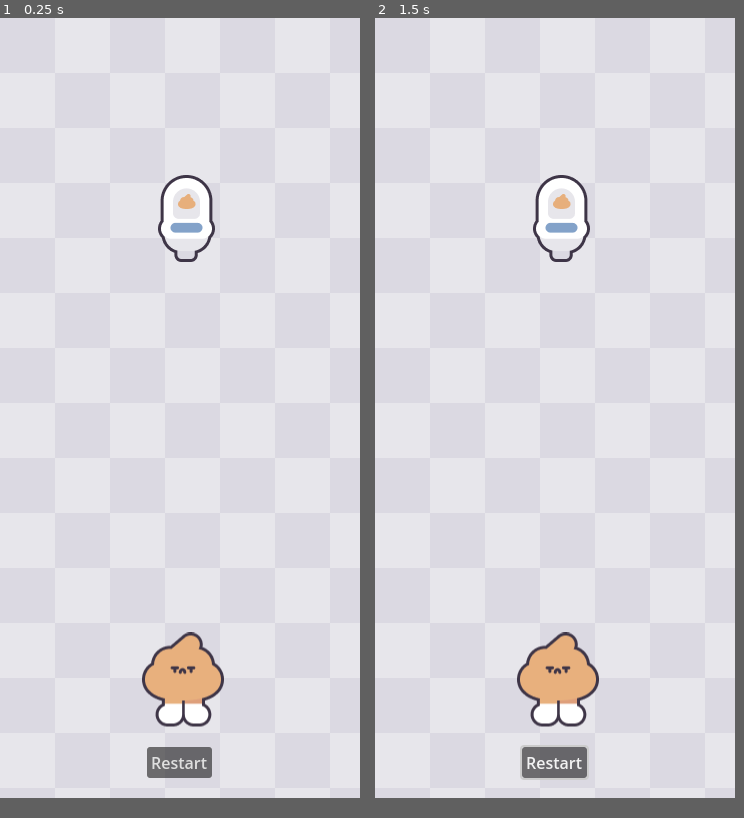
Above: before the commit, frames 1-2 (left to right).
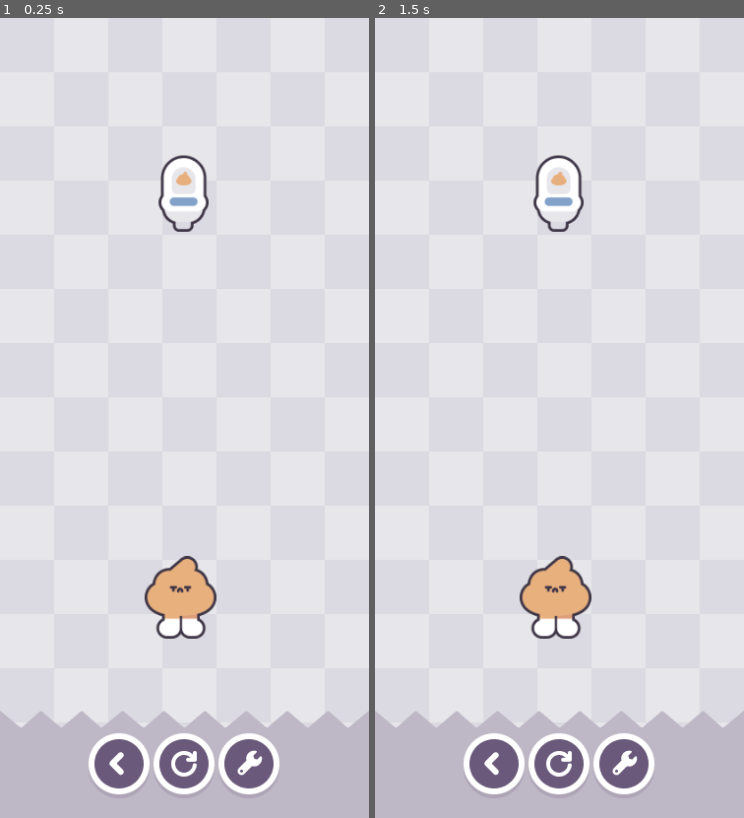
Above: after the commit, the same moments.

Repository: rIIh/peppo-run
Game: Godot game, scene res://scenes/root.tscn
Two runs of this game, one before a commit and one after it. Both use one fixed random seed, a clock stepped at 60 frames per second and the inputs below.
Inputs (mouse positions are in pixels of both pictures, inside the frame that each line leads up to; where the layout moved, square brackets give the same spot in the first picture):
- Up to frame 1 (0.25 s): no input
- Up to frame 2 (1.5 s): click (555, 746) [555, 762] at 0.5 s; click (489, 746) at 1.27 s
In our replay, the window is 360x780 before the commit and 369x800 after it. These sizes can differ from the game's own. Grey fills any space a smaller window leaves; there, only what the larger window draws over its background counts as a difference.

The runs differ from the first frame. In frame 1, 15% of the frame differs, in the area x 0-100%, y 0-98%; in frame 2, 15%.

Commit message:
feat: add safe area viewport capability

Diff:
--- a/prefabs/poop.tscn
+++ b/prefabs/poop.tscn
@@ -6,8 +6,8 @@
 [ext_resource type="Texture2D" uid="uid://g70ye0uqqmgi" path="res://assets/poops/orange/poop__waiting.png" id="3_tc0yr"]
 [ext_resource type="Script" path="res://scripts/draw_path.gd" id="4_qmamc"]
 
-[sub_resource type="Animation" id="Animation_mfmbh"]
-resource_name = "waiting"
+[sub_resource type="Animation" id="Animation_v5wp1"]
+length = 0.001
 tracks/0/type = "value"
 tracks/0/imported = false
 tracks/0/enabled = true
@@ -21,8 +21,23 @@
 "values": [0]
 }
 
-[sub_resource type="Animation" id="Animation_v5wp1"]
-length = 0.001
+[sub_resource type="Animation" id="Animation_6t855"]
+resource_name = "sitting"
+tracks/0/type = "value"
+tracks/0/imported = false
+tracks/0/enabled = true
+tracks/0/path = NodePath("poop_sprite:frame")
+tracks/0/interp = 1
+tracks/0/loop_wrap = true
+tracks/0/keys = {
+"times": PackedFloat32Array(0),
+"transitions": PackedFloat32Array(1),
+"update": 1,
+"values": [0]
+}
+
+[sub_resource type="Animation" id="Animation_mfmbh"]
+resource_name = "waiting"
 tracks/0/type = "value"
 tracks/0/imported = false
 tracks/0/enabled = true
@@ -51,21 +66,6 @@
 "transitions": PackedFloat32Array(1, 1, 1, 1, 1),
 "update": 1,
 "values": [0, 1, 2, 3, 4]
-}
-
-[sub_resource type="Animation" id="Animation_6t855"]
-resource_name = "sitting"
-tracks/0/type = "value"
-tracks/0/imported = false
-tracks/0/enabled = true
-tracks/0/path = NodePath("poop_sprite:frame")
-tracks/0/interp = 1
-tracks/0/loop_wrap = true
-tracks/0/keys = {
-"times": PackedFloat32Array(0),
-"transitions": PackedFloat32Array(1),
-"update": 1,
-"values": [0]
 }
 
 [sub_resource type="AnimationLibrary" id="AnimationLibrary_juy2g"]
--- a/prefabs/safe_area.tscn
+++ b/prefabs/safe_area.tscn
@@ -28,7 +28,7 @@
 script = ExtResource("1")
 debug_insets = SubResource("Resource_vnmyi")
 minimum = SubResource("Resource_64ni5")
-view_rect = Rect2i(0, 0, 360, 780)
+view_rect = Rect2i(0, 0, 375, 812)
 safe_area = Rect2i(0, 0, 2560, 1392)
 view_padding = SubResource("Resource_vnmyi")
 
--- a/project.godot
+++ b/project.godot
@@ -17,10 +17,13 @@
 
 [display]
 
-window/size/viewport_width=360
-window/size/viewport_height=780
+window/size/viewport_width=375
+window/size/viewport_height=812
 
 [rendering]
 
-renderer/rendering_method="gl_compatibility"
 renderer/rendering_method.mobile="gl_compatibility"
+anti_aliasing/quality/msaa_2d=2
+anti_aliasing/quality/msaa_3d=2
+anti_aliasing/quality/screen_space_aa=1
+anti_aliasing/quality/use_taa=true
--- /dev/null
+++ b/scenes/game_viewport.tscn
@@ -0,0 +1,6 @@
+[gd_scene format=3 uid="uid://cf6ytkqnlpimf"]
+
+[node name="game_viewport" type="Node"]
+
+[node name="main_camera" type="Camera2D" parent="."]
+position = Vector2(187, 406)
--- a/scenes/levels/01.tscn
+++ b/scenes/levels/01.tscn
@@ -1,11 +1,19 @@
-[gd_scene load_steps=4 format=3 uid="uid://cppgvldgjasuv"]
+[gd_scene load_steps=5 format=3 uid="uid://cppgvldgjasuv"]
 
 [ext_resource type="Script" path="res://scripts/game_mode.gd" id="1_2o574"]
+[ext_resource type="Script" path="res://scripts/utility/keep_rect_in_camera.gd" id="2_5snxg"]
 [ext_resource type="PackedScene" uid="uid://cdxd7ajqqv4vb" path="res://prefabs/poop.tscn" id="2_xpls6"]
 [ext_resource type="PackedScene" uid="uid://ccmuavexb6dbw" path="res://prefabs/toilet.tscn" id="3_0w8k1"]
 
 [node name="level" type="Node"]
 script = ExtResource("1_2o574")
+
+[node name="play_area" type="Control" parent="."]
+layout_mode = 3
+anchors_preset = 0
+offset_right = 375.0
+offset_bottom = 812.0
+script = ExtResource("2_5snxg")
 
 [node name="poop" parent="." instance=ExtResource("2_xpls6")]
 position = Vector2(183, 704)
--- a/scenes/levels/02.tscn
+++ b/scenes/levels/02.tscn
@@ -1,12 +1,20 @@
-[gd_scene load_steps=5 format=3 uid="uid://brvds4qm8qmmj"]
+[gd_scene load_steps=6 format=3 uid="uid://brvds4qm8qmmj"]
 
 [ext_resource type="Script" path="res://scripts/game_mode.gd" id="1_6gtyl"]
 [ext_resource type="PackedScene" uid="uid://cdxd7ajqqv4vb" path="res://prefabs/poop.tscn" id="2_4vh40"]
+[ext_resource type="Script" path="res://scripts/utility/keep_rect_in_camera.gd" id="2_v14i6"]
 [ext_resource type="Resource" uid="uid://hj87240wohe6" path="res://resources/poops/purple.tres" id="3_4t4wt"]
 [ext_resource type="PackedScene" uid="uid://ccmuavexb6dbw" path="res://prefabs/toilet.tscn" id="3_8386j"]
 
 [node name="level" type="Node"]
 script = ExtResource("1_6gtyl")
+
+[node name="play_area" type="Control" parent="."]
+layout_mode = 3
+anchors_preset = 0
+offset_right = 375.0
+offset_bottom = 812.0
+script = ExtResource("2_v14i6")
 
 [node name="poop" parent="." instance=ExtResource("2_4vh40")]
 position = Vector2(86, 716)
--- a/scenes/levels/03.tscn
+++ b/scenes/levels/03.tscn
@@ -1,12 +1,21 @@
-[gd_scene load_steps=5 format=3 uid="uid://cts380lmkc2ie"]
+[gd_scene load_steps=6 format=3 uid="uid://cts380lmkc2ie"]
 
 [ext_resource type="Script" path="res://scripts/game_mode.gd" id="1_2d4o7"]
+[ext_resource type="Script" path="res://scripts/utility/keep_rect_in_camera.gd" id="2_tcov0"]
 [ext_resource type="PackedScene" uid="uid://cdxd7ajqqv4vb" path="res://prefabs/poop.tscn" id="2_uk7vo"]
 [ext_resource type="Resource" uid="uid://hj87240wohe6" path="res://resources/poops/purple.tres" id="3_1mkb6"]
 [ext_resource type="PackedScene" uid="uid://ccmuavexb6dbw" path="res://prefabs/toilet.tscn" id="5_ijq24"]
 
 [node name="level" type="Node"]
 script = ExtResource("1_2d4o7")
+
+[node name="play_area" type="Control" parent="."]
+layout_mode = 3
+anchors_preset = 0
+offset_left = -45.0
+offset_right = 420.0
+offset_bottom = 812.0
+script = ExtResource("2_tcov0")
 
 [node name="poop" parent="." instance=ExtResource("2_uk7vo")]
 position = Vector2(86, 716)
--- a/scenes/root.tscn
+++ b/scenes/root.tscn
@@ -1,10 +1,15 @@
-[gd_scene load_steps=8 format=3 uid="uid://d0avtug1we22e"]
+[gd_scene load_steps=14 format=3 uid="uid://d0avtug1we22e"]
 
 [ext_resource type="Script" path="res://scripts/level_loader.gd" id="1_et1sp"]
 [ext_resource type="Texture2D" uid="uid://dwxdjvuq5fsij" path="res://assets/checker-pattern.png" id="1_iwfig"]
 [ext_resource type="Resource" uid="uid://c8f2uf06awei6" path="res://resources/level_groups/main.tres" id="2_v8vth"]
 [ext_resource type="Script" path="res://scripts/safe_area.gd" id="4_x7p4y"]
 [ext_resource type="Script" path="res://scripts/edge_insets.gd" id="5_s3vk1"]
+[ext_resource type="PackedScene" uid="uid://cf6ytkqnlpimf" path="res://scenes/game_viewport.tscn" id="6_4vm6l"]
+[ext_resource type="Texture2D" uid="uid://d1f6oyfxrqs1n" path="res://assets/ui/bottom.png" id="6_18rks"]
+[ext_resource type="Texture2D" uid="uid://5x0vt0adouwm" path="res://assets/ui/arrow_back.png" id="7_06eac"]
+[ext_resource type="Texture2D" uid="uid://bcn3juhtqu6qj" path="res://assets/ui/restart.png" id="8_wqike"]
+[ext_resource type="Texture2D" uid="uid://bs53dwra8ykww" path="res://assets/ui/menu.png" id="9_wxmd7"]
 
 [sub_resource type="Resource" id="Resource_sm66w"]
 script = ExtResource("5_s3vk1")
@@ -20,14 +25,54 @@
 right = 0.0
 bottom = 20.0
 
-[node name="root" type="Node" node_paths=PackedStringArray("restart_button", "continue_button")]
+[sub_resource type="GDScript" id="GDScript_ulfc3"]
+script/source = "@tool
+extends ColorRect
+
+var _safe_area: SafeArea
+
+@onready
+var _height = 0 :
+	set(value):
+		if size.y != value:
+			size = Vector2(size.x, value)
+
+		_height = value
+
+
+func _enter_tree():
+	_safe_area = _get_safe_area()
+	_height = _safe_area.view_padding.bottom if _safe_area else 0
+
+
+func _process(delta):
+	if Engine.is_editor_hint():
+		if not _safe_area:
+			_safe_area = _get_safe_area()
+
+		if _safe_area:
+			_height = _safe_area.view_padding.bottom
+
+
+func _exit_tree():
+	_safe_area = null
+	_height = 0
+
+
+func _get_safe_area() -> SafeArea:
+	var parent = get_parent()
+	while parent and not parent is SafeArea:
+		parent = parent.get_parent()
+
+	return parent
+"
+
+[node name="root" type="Node" node_paths=PackedStringArray("level_spawn_parent", "restart_button", "continue_button")]
 script = ExtResource("1_et1sp")
 level_group = ExtResource("2_v8vth")
+level_spawn_parent = NodePath("ui_layer/container/safe_area/padding/SubViewportContainer/SubViewport/game_viewport")
 restart_button = NodePath("ui_layer/container/safe_area/content/bottom_node/row/restart_button")
 continue_button = NodePath("ui_layer/container/safe_area/content/bottom_node/row/continue_button")
-
-[node name="main_camera" type="Camera2D" parent="."]
-position = Vector2(180, 390)
 
 [node name="background_layer" type="CanvasLayer" parent="."]
 layer = -1
@@ -87,10 +132,29 @@
 script = ExtResource("4_x7p4y")
 debug_insets = SubResource("Resource_sm66w")
 minimum = SubResource("Resource_l8t0s")
-view_rect = Rect2i(0, 0, 360, 780)
+view_rect = Rect2i(0, 0, 375, 812)
 safe_area = Rect2i(0, 0, 2560, 1392)
 view_padding = SubResource("Resource_sm66w")
 
+[node name="padding" type="MarginContainer" parent="ui_layer/container/safe_area"]
+layout_mode = 2
+theme_override_constants/margin_bottom = 70
+
+[node name="SubViewportContainer" type="SubViewportContainer" parent="ui_layer/container/safe_area/padding"]
+layout_mode = 2
+stretch = true
+
+[node name="SubViewport" type="SubViewport" parent="ui_layer/container/safe_area/padding/SubViewportContainer"]
+disable_3d = true
+transparent_bg = true
+handle_input_locally = false
+physics_object_picking = true
+physics_object_picking_sort = true
+size = Vector2i(375, 661)
+render_target_update_mode = 4
+
+[node name="game_viewport" parent="ui_layer/container/safe_area/padding/SubViewportContainer/SubViewport" instance=ExtResource("6_4vm6l")]
+
 [node name="content" type="Control" parent="ui_layer/container/safe_area"]
 layout_mode = 2
 mouse_filter = 2
@@ -105,23 +169,60 @@
 grow_vertical = 0
 mouse_filter = 2
 
+[node name="bottom_padding_fill" type="ColorRect" parent="ui_layer/container/safe_area/content/bottom_node"]
+layout_mode = 1
+anchors_preset = 12
+anchor_top = 1.0
+anchor_right = 1.0
+anchor_bottom = 1.0
+grow_horizontal = 2
+grow_vertical = 0
+color = Color(0.745098, 0.717647, 0.776471, 1)
+script = SubResource("GDScript_ulfc3")
+
+[node name="bottom_nav_bar_background" type="TextureRect" parent="ui_layer/container/safe_area/content/bottom_node"]
+self_modulate = Color(0.745098, 0.717647, 0.776471, 1)
+layout_mode = 1
+anchors_preset = 12
+anchor_top = 1.0
+anchor_right = 1.0
+anchor_bottom = 1.0
+offset_top = -89.0
+grow_horizontal = 2
+grow_vertical = 0
+texture = ExtResource("6_18rks")
+stretch_mode = 1
+
 [node name="row" type="HBoxContainer" parent="ui_layer/container/safe_area/content/bottom_node"]
-layout_mode = 1
-anchors_preset = 12
-anchor_top = 1.0
-anchor_right = 1.0
-anchor_bottom = 1.0
+custom_minimum_size = Vector2(335, 0)
+layout_mode = 1
+anchors_preset = 7
+anchor_left = 0.5
+anchor_top = 1.0
+anchor_right = 0.5
+anchor_bottom = 1.0
+offset_left = -74.0
 offset_top = -31.0
+offset_right = 74.0
 grow_horizontal = 2
 grow_vertical = 0
 pivot_offset = Vector2(0, 64)
 mouse_filter = 2
 alignment = 1
 
-[node name="restart_button" type="Button" parent="ui_layer/container/safe_area/content/bottom_node/row"]
-layout_mode = 2
-text = "Restart"
-
-[node name="continue_button" type="Button" parent="ui_layer/container/safe_area/content/bottom_node/row"]
-layout_mode = 2
-text = "Continue"
+[node name="back_button" type="TextureButton" parent="ui_layer/container/safe_area/content/bottom_node/row"]
+layout_mode = 2
+texture_normal = ExtResource("7_06eac")
+
+[node name="restart_button" type="TextureButton" parent="ui_layer/container/safe_area/content/bottom_node/row"]
+layout_mode = 2
+texture_normal = ExtResource("8_wqike")
+
+[node name="menu_button" type="TextureButton" parent="ui_layer/container/safe_area/content/bottom_node/row"]
+layout_mode = 2
+texture_normal = ExtResource("9_wxmd7")
+
+[node name="continue_button" type="TextureButton" parent="ui_layer/container/safe_area/content/bottom_node/row"]
+layout_mode = 2
+texture_normal = ExtResource("7_06eac")
+flip_h = true
--- a/scripts/edge_insets.gd
+++ b/scripts/edge_insets.gd
@@ -32,10 +32,6 @@
 	var right = outer_rect.size.x - left - inner_rect.size.x
 	var bottom = outer_rect.size.y - top - inner_rect.size.y
 
-	print(outer_rect, ', ', inner_rect)
-	print(left, ', ', top, ', ', right, ', ', bottom)
-	print('------')
-
 	return EdgeInsets.new(left, top, right, bottom)
 
 
--- a/scripts/level_loader.gd
+++ b/scripts/level_loader.gd
@@ -8,10 +8,13 @@
 	get: return _index
 
 @export
-var restart_button: Button
+var level_spawn_parent: Node
 
 @export
-var continue_button: Button
+var restart_button: BaseButton
+
+@export
+var continue_button: BaseButton
 
 var current_level: PackedScene :
 	get: return level_group.get_level_scene(index)
@@ -34,7 +37,11 @@
 	_instantiated_scene_node = current_level.instantiate()
 	_instantiated_scene_node.state_changed.connect(_handle_state_change)
 
-	add_child(_instantiated_scene_node)
+	if level_spawn_parent:
+		level_spawn_parent.add_child(_instantiated_scene_node)
+	else:
+		add_child(_instantiated_scene_node)
+
 	continue_button.visible = false
 
 
--- a/scripts/safe_area.gd
+++ b/scripts/safe_area.gd
@@ -23,6 +23,7 @@
 	resized.connect(calculate)
 	calculate()
 
+
 func calculate():
 	var editor_resolution = Vector2i(ProjectSettings.get_setting(
 		"display/window/size/viewport_width"),
@@ -35,8 +36,6 @@
 	safe_area = DisplayServer.get_display_safe_area()
 	view_padding = debug_insets if Engine.is_editor_hint() and debug_insets else EdgeInsets.from_rect_inside_rect(safe_area, view_rect).only_positive()
 
-	print(view_padding)
-
 	add_theme_constant_override("margin_left", max(view_padding.left, minimum.left))
 	add_theme_constant_override("margin_top", max(view_padding.top, minimum.top))
 	add_theme_constant_override("margin_right", max(view_padding.right, minimum.right))
--- /dev/null
+++ b/scripts/utility/keep_rect_in_camera.gd
@@ -0,0 +1,26 @@
+extends Control
+
+class_name KeepRectInCamera
+
+var camera: Camera2D
+
+# Called when the node enters the scene tree for the first time.
+func _ready():
+	mouse_filter = Control.MOUSE_FILTER_IGNORE
+
+
+# Called every frame. 'delta' is the elapsed time since the previous frame.
+func _process(delta):
+	var camera = get_viewport().get_camera_2d()
+	if not camera:
+		return
+
+	camera.position = get_rect().get_center()
+	var scale_x = get_viewport_rect().size.x / get_rect().size.x
+	var scale_y = get_viewport_rect().size.y / get_rect().size.y
+
+	print(get_viewport_rect(), ', ', get_rect(), ' -> ', scale_x, ', ', scale_y)
+
+	var min_scale = min(scale_x, scale_y)
+	camera.zoom = Vector2(min_scale, min_scale) if min_scale < 1 else Vector2.ONE
+	print(camera.zoom)
